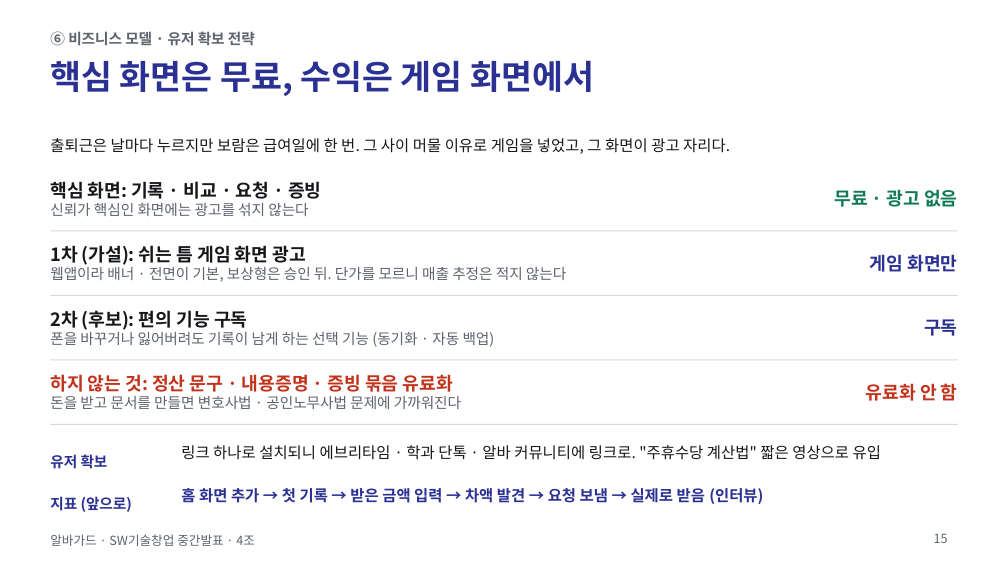
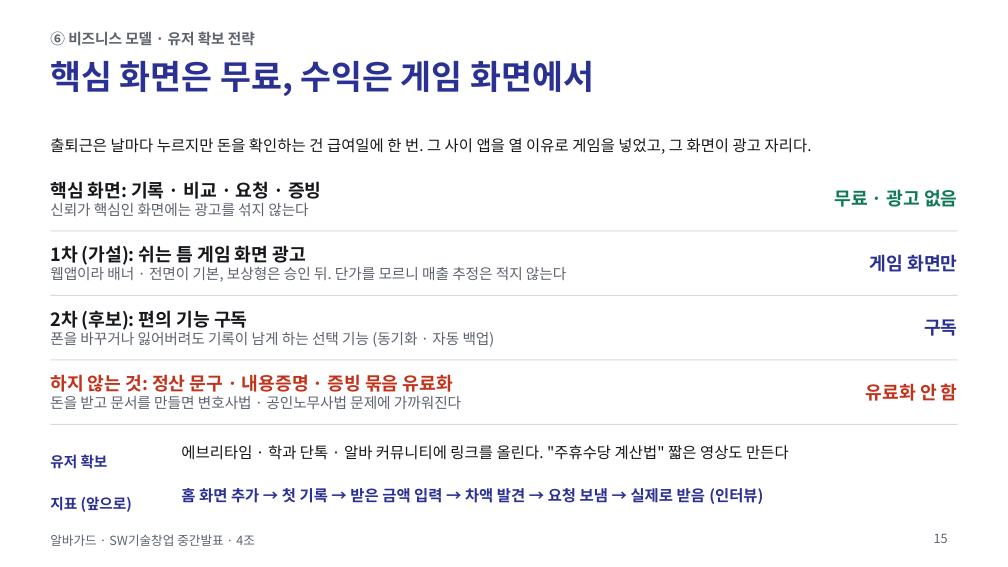
Before and after one commit to jihooni217/albaguard, a slide deck: slide 15 of docs/06_중간발표_PPT.pptx. Drawn at 1008x567 pixels with LibreOffice and Linux fonts; fonts in the diff are those of the drawing. Boxes give left, top, right and bottom in pixels: in the first picture for what was removed or moved away, otherwise in the second. Text is boxed around its words. In the diff, an @@ line names an element or a change of style, - is before the commit and + after.

```diff
--- a/docs/06_중간발표_PPT.pptx
+++ b/docs/06_중간발표_PPT.pptx
@@ text at [50,138,812,154]: text changed @@
-출퇴근은 날마다 누르지만 보람은 급여일에 한 번. 그 사이 머물 이유로 게임을 넣었고, 그 화면이 광고 자리다.
+출퇴근은 날마다 누르지만 돈을 확인하는 건 급여일에 한 번. 그 사이 앱을 열 이유로 게임을 넣었고, 그 화면이 광고 자리다.
@@ text at [181,445,789,460]: text changed @@
-링크 하나로 설치되니 에브리타임 · 학과 단톡 · 알바 커뮤니티에 링크로. "주휴수당 계산법" 짧은 영상으로 유입
+에브리타임 · 학과 단톡 · 알바 커뮤니티에 링크를 올린다. "주휴수당 계산법" 짧은 영상도 만든다
```
Also in this commit, not shown: 6 other slides changed, 4 other files.
